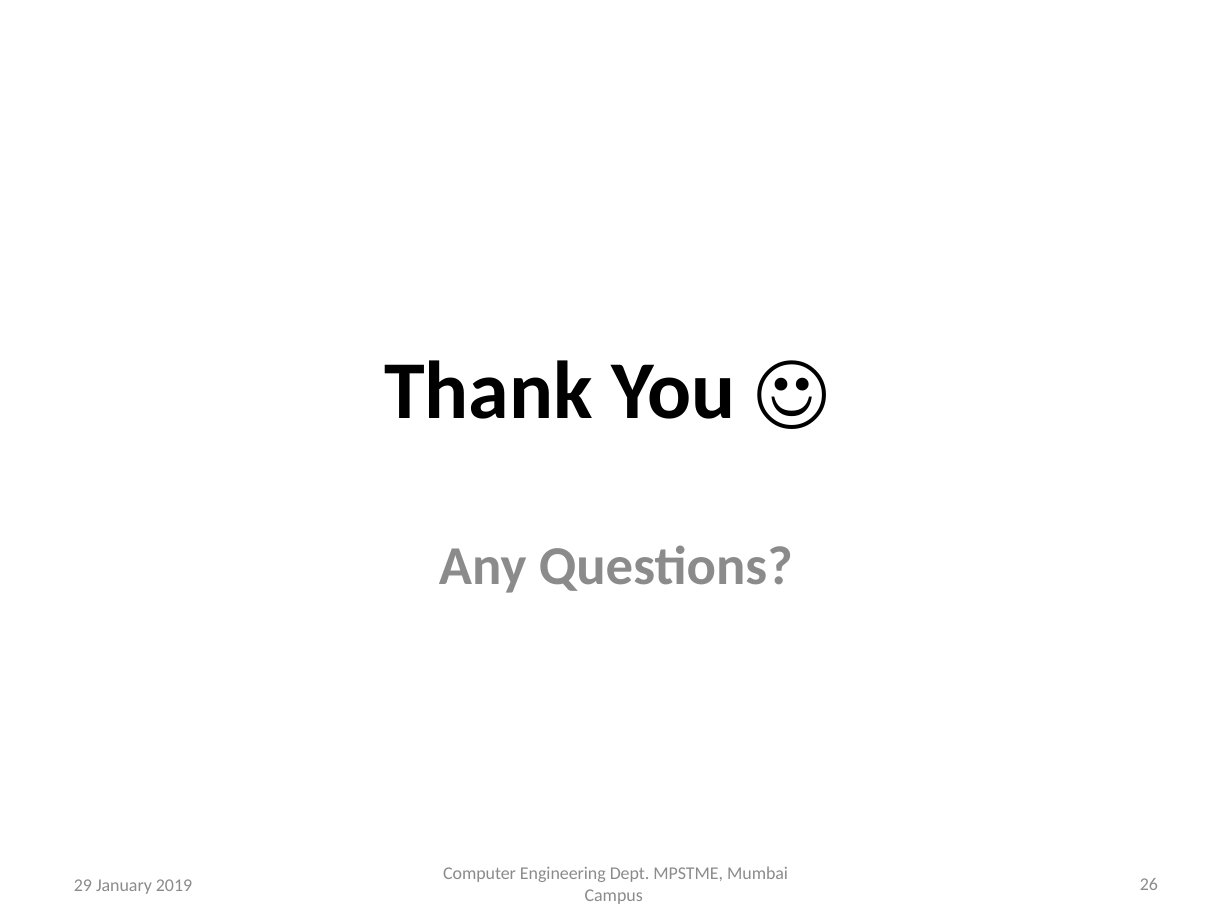
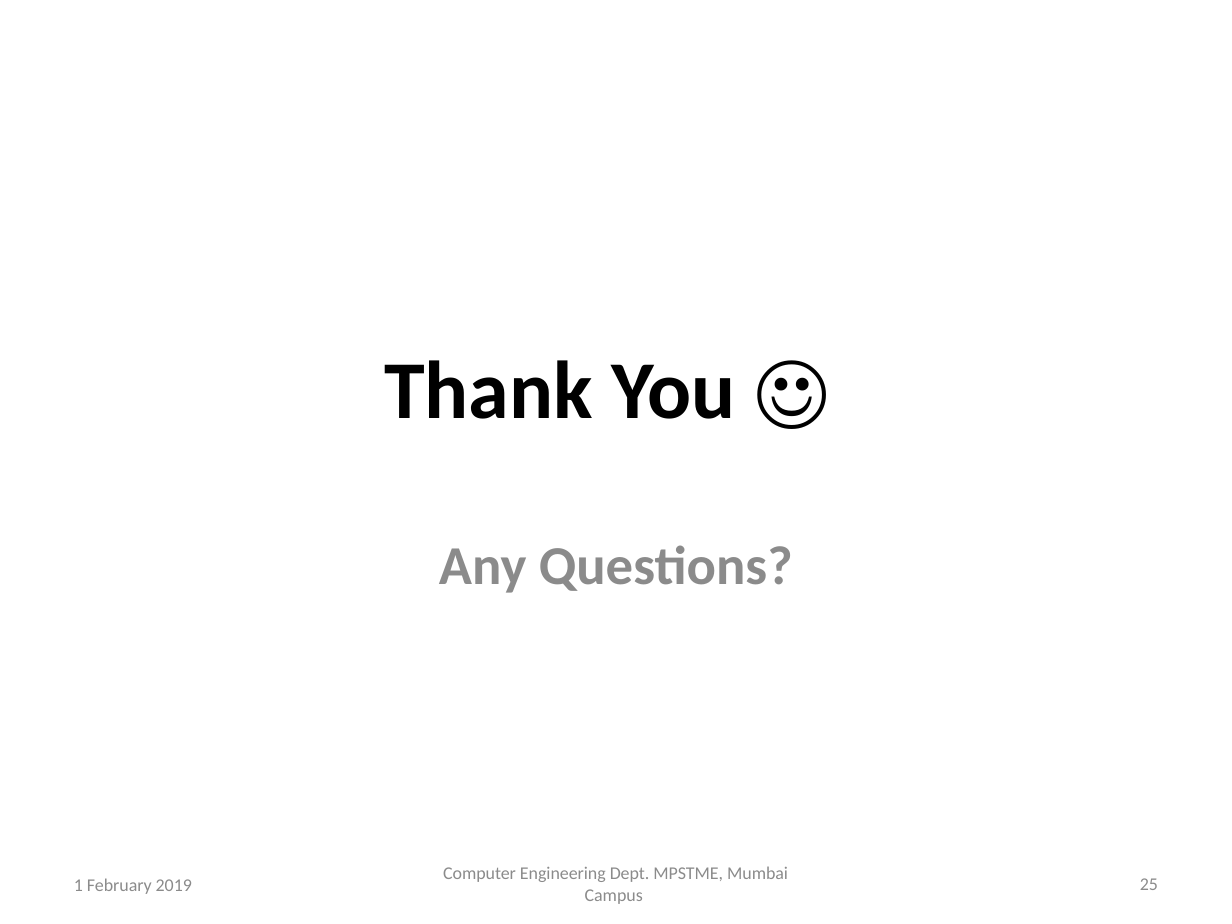
Before and after one commit to TeeeJaey/SignatureVerifier, a slide deck: slide 25 of PPT/B002_ProjectPPT.pptx (slide 26 before the commit). Drawn at 1232x924 pixels with LibreOffice and Linux fonts; fonts in the diff are those of the drawing; background and template pictures are left out. Boxes give left, top, right and bottom in pixels: in the first picture for what was removed or moved away, otherwise in the second. Text is boxed around its words. In the diff, an @@ line names an element or a change of style, - is before the commit and + after.

```diff
--- a/PPT/B002_ProjectPPT.pptx
+++ b/PPT/B002_ProjectPPT.pptx
@@ text at bbox=[74, 878, 192, 894]: text changed @@
-29 January 2019
+1 February 2019
@@ page number at bbox=[1140, 878, 1158, 890]: text changed @@
-26
+25
```
Also in this commit, not shown: 24 other slides changed, 1 slide removed, 5 other files.
